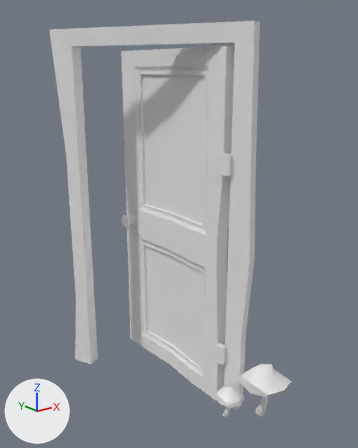
The FBX model Zeldalikesombreerotique/Assets/POC GA assaet test/modélisation/porte tordu.fbx as it was, and as the next commit left it.
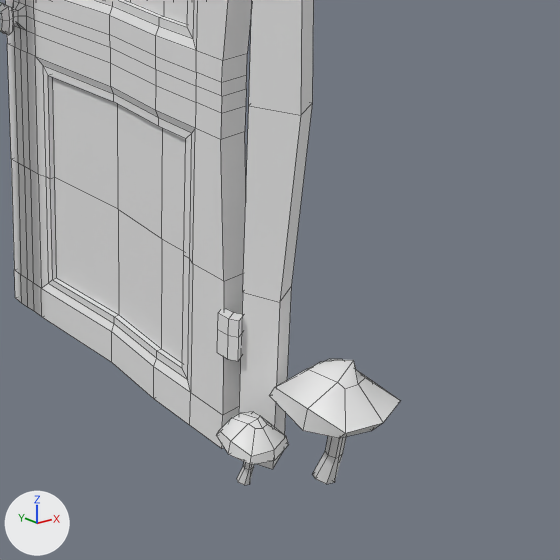
Old and new are each drawn whole from a camera (50 mm lens) standing at (-3.47, -6.47, 2.65) and looking at (-1.15, -3.58, 1.5) and again close up on the part from 35% to 100% of the width and 48% to 100% of the height. The lights are fixed; the arrows at lower left show +X, +Y and +Z. The close-ups show mesh edges as thin lines. Where no turn or scale is listed for an object, it has been applied to the vertices.
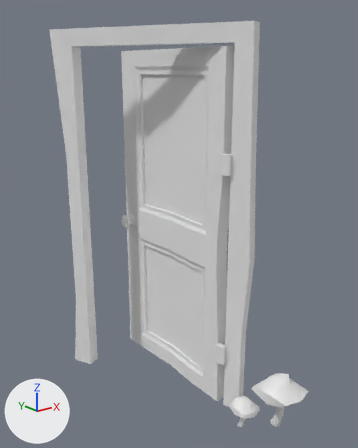
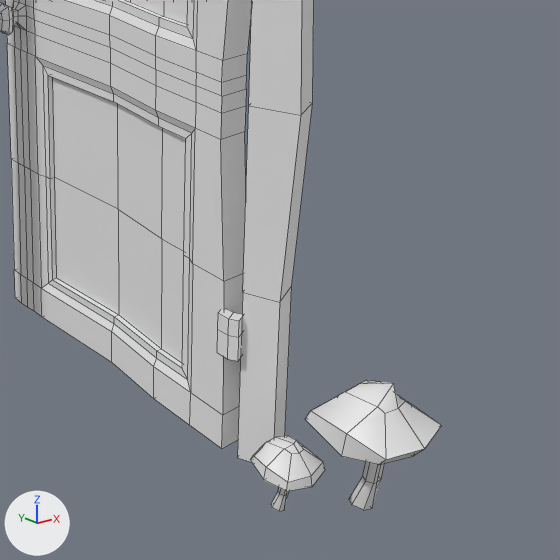
Boxes [x1, y1, x2, y2] around the edits, measured in the close-ups (560 x 560 px; the box of a moved part takes in the faces that stretch with it):
'Box007', reshaped: before [0, 0, 400, 485]; after [0, 0, 441, 511]
part 1 of me_mesh, moved or reshaped: before [216, 412, 289, 485]; after [251, 436, 325, 511]
part 2 of me_mesh, moved or reshaped: before [269, 359, 400, 484]; after [305, 380, 441, 510]

What changed in the scene script:
```text
Change me_mesh:
    where me_mesh.from_pydata(...)  # 626 vertices, 614 faces; spans x -0.5..0.46, y -0.94..1.02, z 0.0..2.96
    used by ob_box007; location = (-1.153, -3.536, -0.015)
    me_mesh part 1: the loose piece of 90 vertices spanning x -0.04..0.17, y -0.7..-0.47, z 0.02..0.3 is moved by (0.0, -0.16, 0.0)
    me_mesh part 2: the loose piece of 90 vertices spanning x 0.12..0.46, y -0.94..-0.56, z 0.02..0.52 is moved by (0.0, -0.16, 0.0)
```
